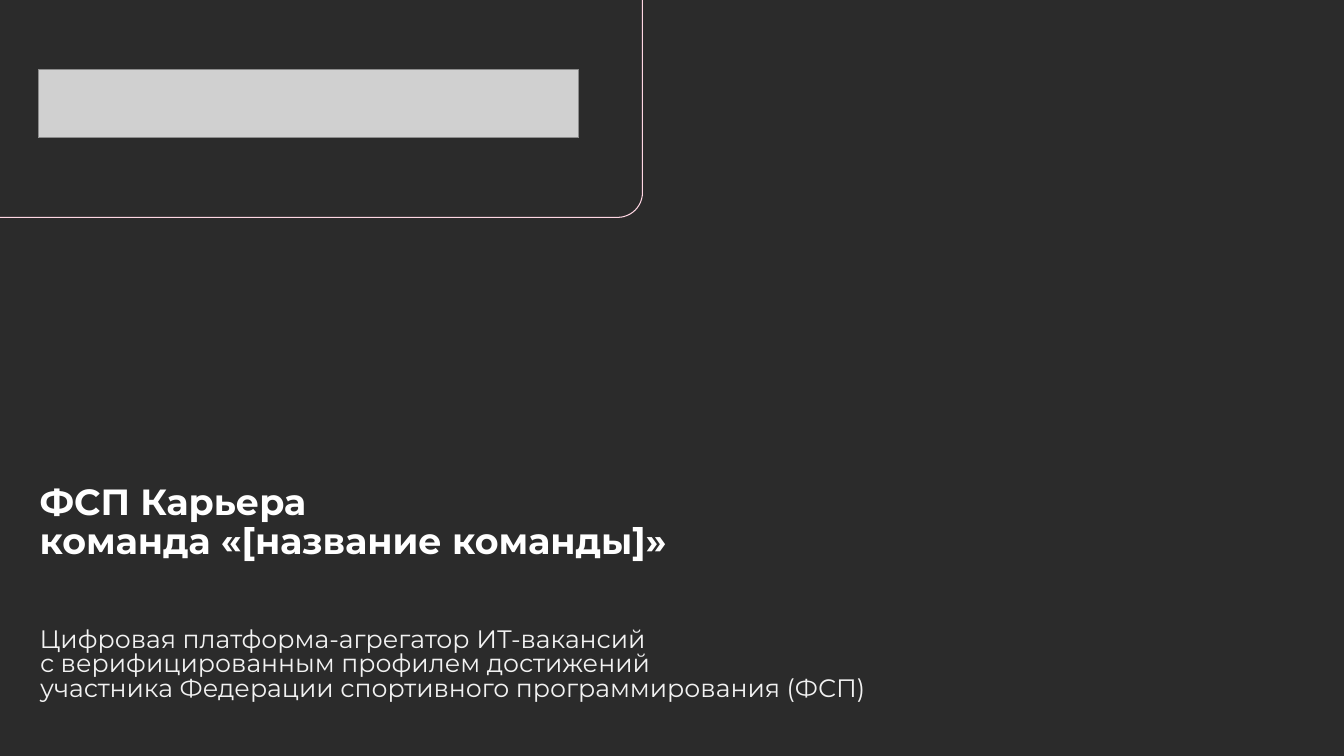
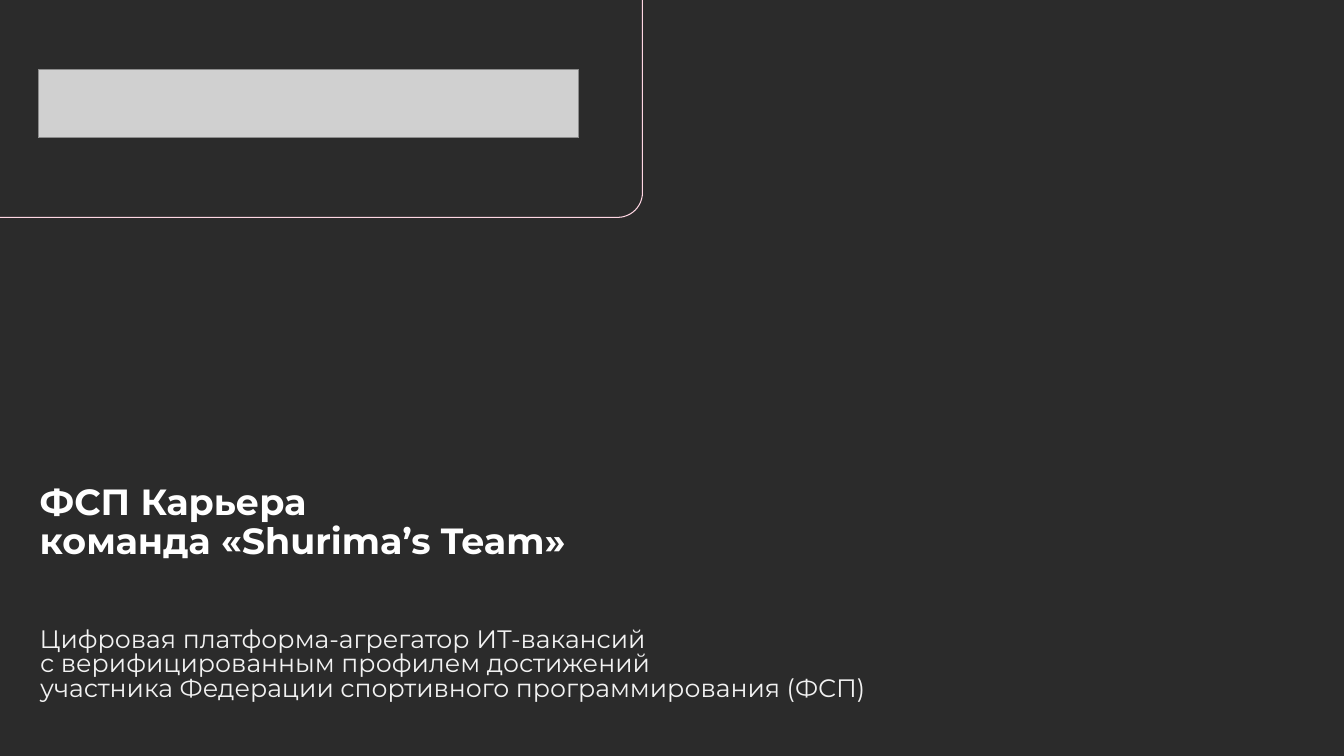
Before and after one commit to Mi5tR/FSP_Hackathon, a slide deck: slide 1 of docs/ФСП_Карьера_презентация.pptx. Drawn at 1344x756 pixels with LibreOffice and Linux fonts; fonts in the diff are those of the drawing; grey boxes stand for pictures; background and template pictures are left out; a plain dark background stands for a picture behind light text. Boxes give left, top, right and bottom in pixels: in the first picture for what was removed or moved away, otherwise in the second. Text is boxed around its words. In the diff, an @@ line names an element or a change of style, - is before the commit and + after.

Commit message:
Презентация: фото и данные команды Shurima's Team

```diff
--- a/docs/ФСП_Карьера_презентация.pptx
+++ b/docs/ФСП_Карьера_презентация.pptx
@@ title at box(40, 519, 566, 559): text changed @@
-команда «[название команды]»
+команда «Shurima’s Team»
```
Also in this commit, not shown: 7 other slides changed.
